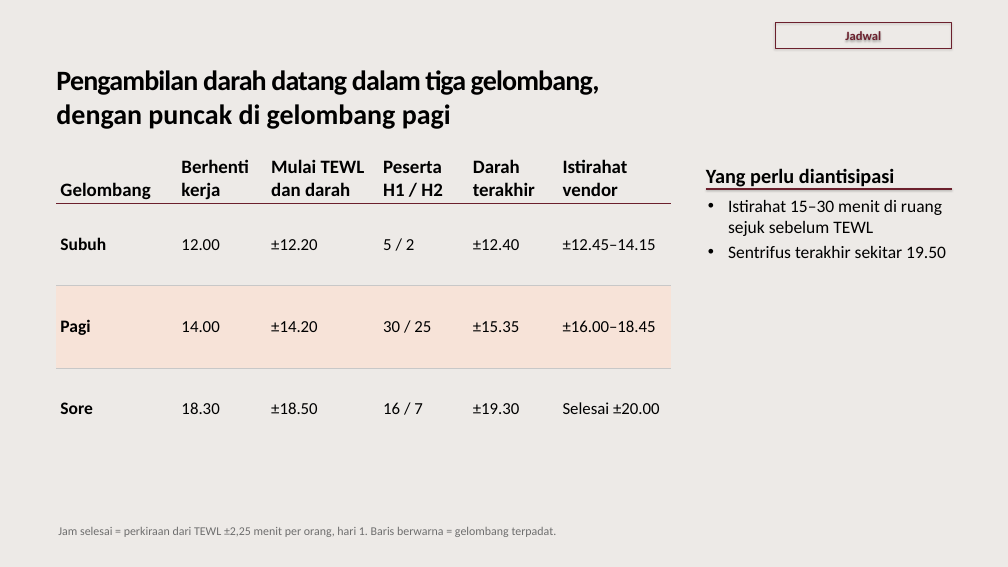
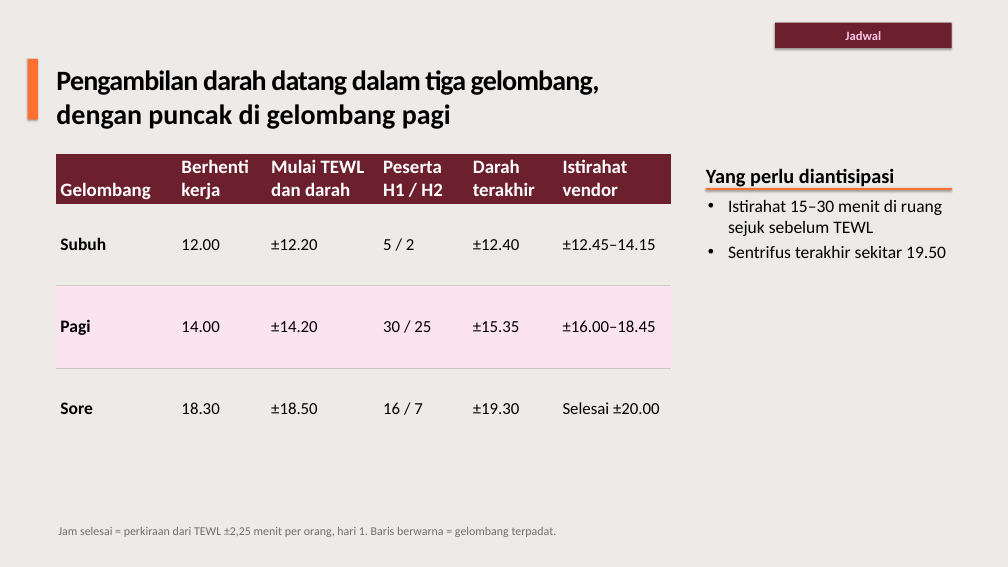
Before and after one commit to myrinne/ClaudeCode-Output, a slide deck: slide 8 of Techmeet Vendor Tesis/Techmeet Vendor - Hari H.pptx. Drawn at 1008x567 pixels with LibreOffice and Linux fonts; fonts in the diff are those of the drawing. Boxes give left, top, right and bottom in pixels: in the first picture for what was removed or moved away, otherwise in the second. Text is boxed around its words. In the diff, an @@ line names an element or a change of style, - is before the commit and + after.

```diff
--- a/Techmeet Vendor Tesis/Techmeet Vendor - Hari H.pptx
+++ b/Techmeet Vendor Tesis/Techmeet Vendor - Hari H.pptx
@@ rectangle "Jadwal" at (x1=775, y1=23, x2=952, y2=48): text colour #6C202D to #FDC6E9; fill none to #6C202D; outline #6C202D 0.75 pt to none @@
@@ rectangle added at (x1=28, y1=59, x2=38, y2=119), fill #FE702F @@
@@ table at (x1=56, y1=154, x2=670, y2=450) @@
@@ fill none to #6C202D in row 1 @@
@@ fill #F7E3D8 to #FCE3F0 in row 3 @@
@@ text colour #000000 to #FFFFFF in "Gelombang", "Berhenti kerja", "Mulai TEWL dan darah", "Peserta H1 / H2" and 2 more places @@
@@ line (706, 189) - (952, 189): stroke #6C202D 1.5 pt to #FE702F 3 pt @@
```
Also in this commit, not shown: 9 other slides changed, 1 other file.
